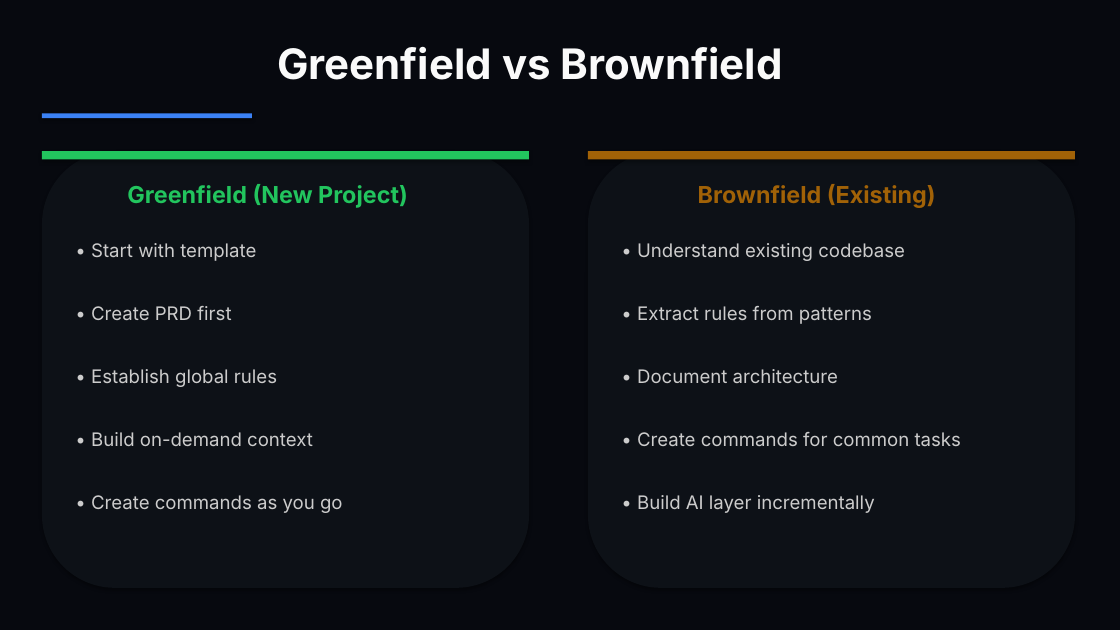
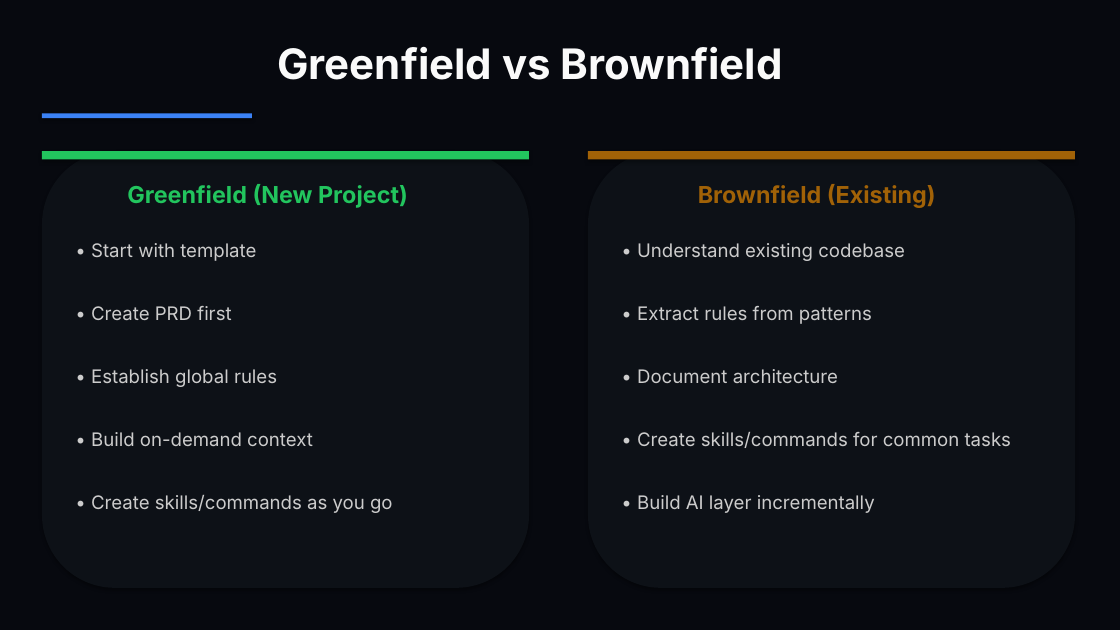
Before and after one commit to dynamous-business/cisco-workshop-resources, a slide deck: slide 16 of cisco-workshop-slides.pptx. Drawn at 1120x630 pixels with LibreOffice and Linux fonts; fonts in the diff are those of the drawing. Boxes give left, top, right and bottom in pixels: in the first picture for what was removed or moved away, otherwise in the second. Text is boxed around its words. In the diff, an @@ line names an element or a change of style, - is before the commit and + after.

Commit message:
Updated commands, README, and slides

```diff
--- a/cisco-workshop-slides.pptx
+++ b/cisco-workshop-slides.pptx
@@ text at [637,432,1011,448]: text changed @@
-• Create commands for common tasks
+• Create skills/commands for common tasks
@@ text at [91,495,393,513]: text changed @@
-• Create commands as you go
+• Create skills/commands as you go
```
Also in this commit, not shown: 7 other slides changed, 9 other files.
